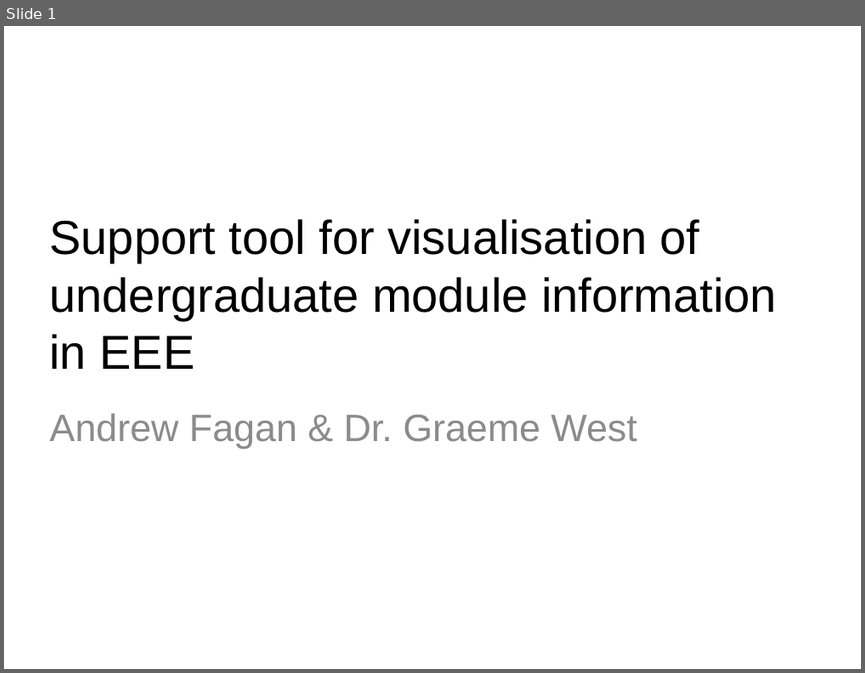
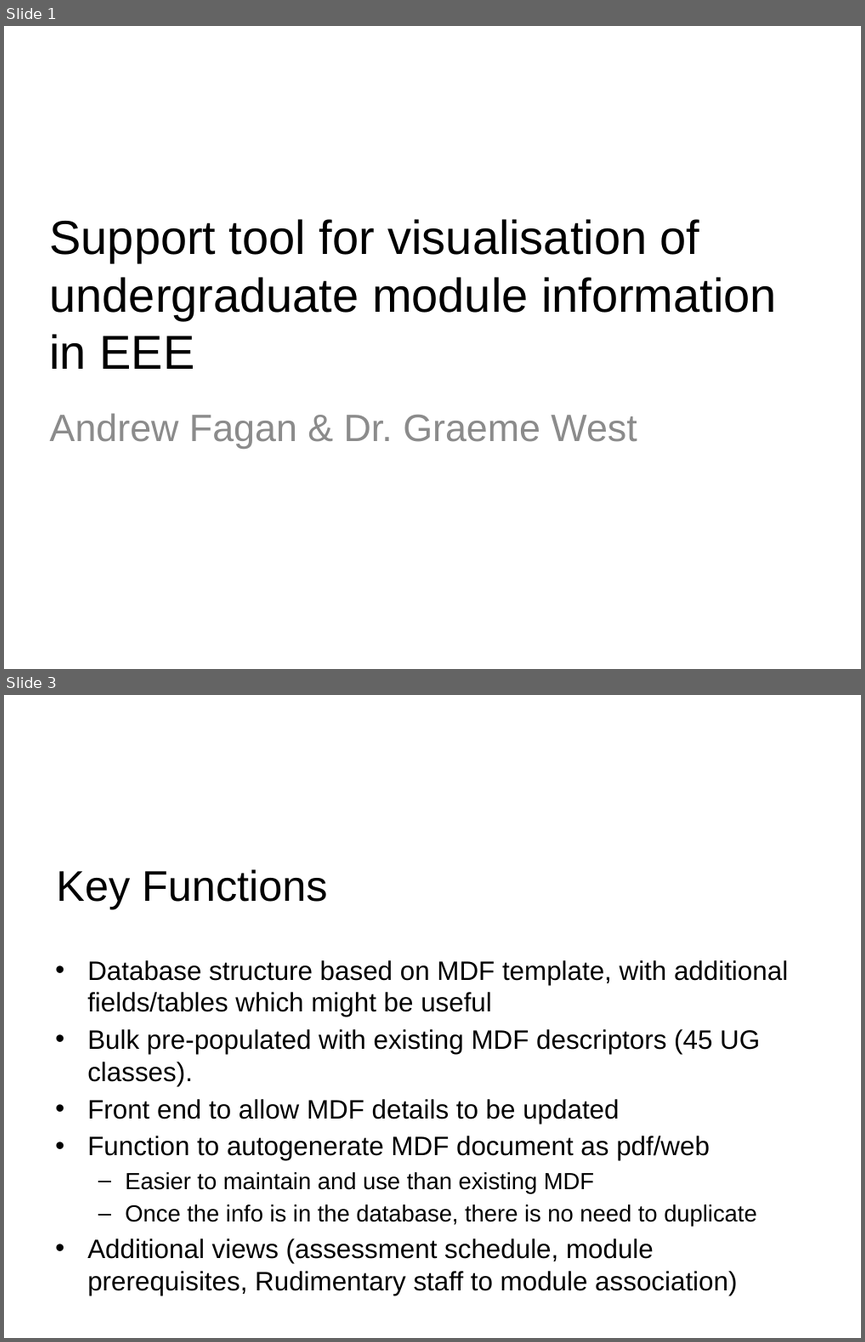
Before and after one commit to AMFagan/MDFDatabase, a slide deck: documentation/Presentation.pptx. Shown one above the other, each under a label of ours: slide 1 before the commit, slides 1 and 3 after it; the slides between them are not shown. The pictures are 865x673 and 865x1342 pixels, drawn with LibreOffice and Linux fonts; fonts in the diff are those of the drawing; background and template pictures are left out. Boxes give left, top, right and bottom in pixels: in the first picture for what was removed or moved away, otherwise in the second. Text is boxed around its words. In the diff, an @@ line names an element or a change of style, - is before the commit and + after.

Commit message:
Added simple dependancy tree views

```diff
--- a/documentation/Presentation.pptx
+++ b/documentation/Presentation.pptx
@@ slide 3 added at [4,695,861,1338], background picture (left out) @@
@@ title added at [56,869,327,909], 36 pt, text #000000 @@
+Key Functions
@@ text added at [87,960,788,1263], 22.4 pt, text #000000 @@
+• Database structure based on MDF template, with additional fields/tables which might be useful
+• Bulk pre-populated with existing MDF descriptors (45 UG classes).
+• Front end to allow MDF details to be updated
+• Function to autogenerate MDF document as pdf/web
+  – Easier to maintain and use than existing MDF
+  – Once the info is in the database, there is no need to duplicate
+• Additional views (assessment schedule, module prerequisites, Rudimentary staff to module association)
```
Also in this commit, not shown: 2 slides changed, 4 other files.
